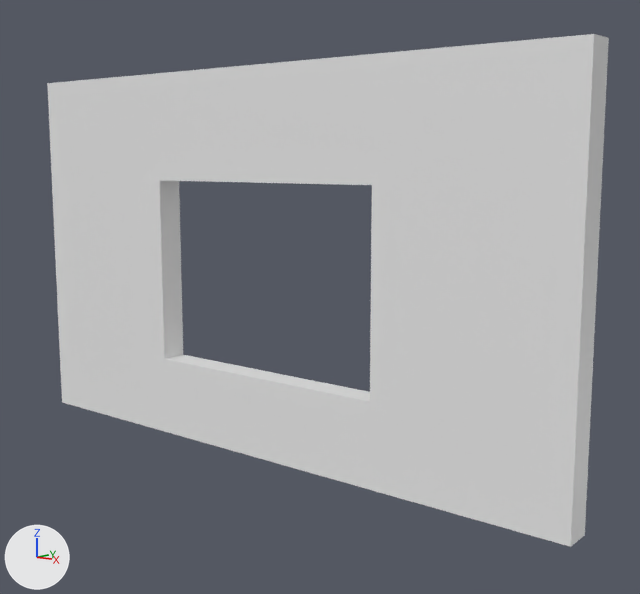
Renders of the Blender file WindowWall.blend from each side of a commit.
Before and after are seen from a 50 mm camera at (10.69, -11.69, 5.4) aimed at (-0.5, 2.18, 2.64). Lighting does not change. The marker at lower left points along +X, +Y and +Z.
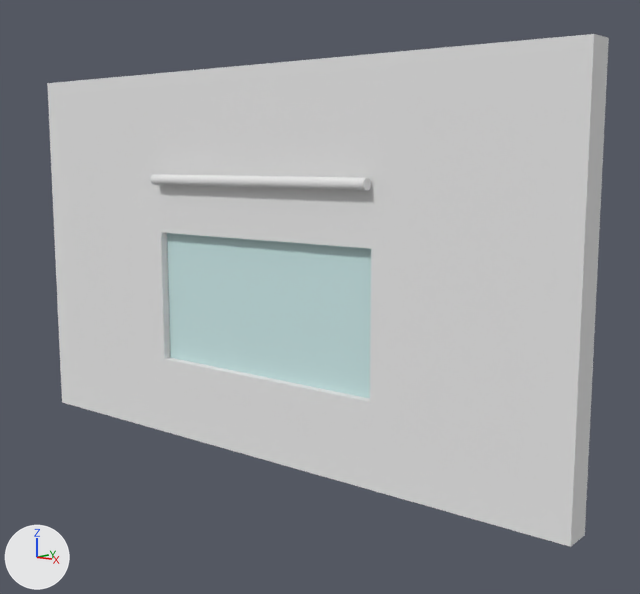
What changed in the scene script:
```text
Add mat_material_003:
    mat_material_003 = diffuse_material('Material.003')
    mat_material_003.base_color = (0.6, 0.8, 0.8)  # white #cbe7e7
Add mat_material_006:
    mat_material_006 = diffuse_material('Material.006')
    mat_material_006.base_color = (0.8, 0.8, 0.8)  # white #e7e7e7
Add mat_material_005:
    mat_material_005 = diffuse_material('Material.005')
    mat_material_005.base_color = (0.8, 0.8, 0.8)  # white #e7e7e7
Add me_plane:
    me_plane.from_pydata(...)  # 12 vertices, 10 faces; spans x -4.77..0.23, y 1.02..1.23, z -1.72..1.78
    me_plane.materials.append(mat_material_003)  # white #cbe7e7
Add me_cylinder:
    me_cylinder.from_pydata(...)  # a 32-sided cylinder along z spanning x -11.653..-10.653, y 11.7..12.7, z -0.923..0.077
    me_cylinder.materials.append(mat_material_006)  # white #e7e7e7
Add me_plane_003:
    me_plane_003.from_pydata([(-0.923, 1.211, -3.776), (0.077, 1.211, -3.776), (-0.923, 2.211, -3.776), (0.077, 2.211, -3.776)], [], [(0, 1, 3, 2)])
    me_plane_003.materials.append(mat_material_005)  # white #e7e7e7
Add ob_plane_001:
    ob_plane_001 = bpy.data.objects.new('Plane.001', me_plane)
    ob_plane_001.location = (2.27, -1.12, 3.22)
Add ob_cylinder:
    ob_cylinder = bpy.data.objects.new('Cylinder', me_cylinder)
    ob_cylinder.location = (2.11, -2.81, 2.79)
    ob_cylinder.rotation_euler = (0.0, 1.571, 0.0)  # degrees (0, 90, 0)
    ob_cylinder.scale = (0.2, 0.2, 5.0)
Add ob_plane_002:
    ob_plane_002 = bpy.data.objects.new('Plane.002', me_plane_003)
    ob_plane_002.location = (2.11, -4.03, 2.79)
    ob_plane_002.rotation_euler = (1.571, 0.0, 0.0)  # degrees (90, 0, 0)
    ob_plane_002.scale = (5.0, 1.0, 1.0)
```

Where the change shows, as pixel boxes (x1, y1, x2, y2) in the pictures (640 x 594 px):
'Plane.001', added: after (167, 233, 371, 399)
'Plane.002', added: after (160, 185, 372, 249)
'Cylinder', added: after (151, 174, 371, 191)
